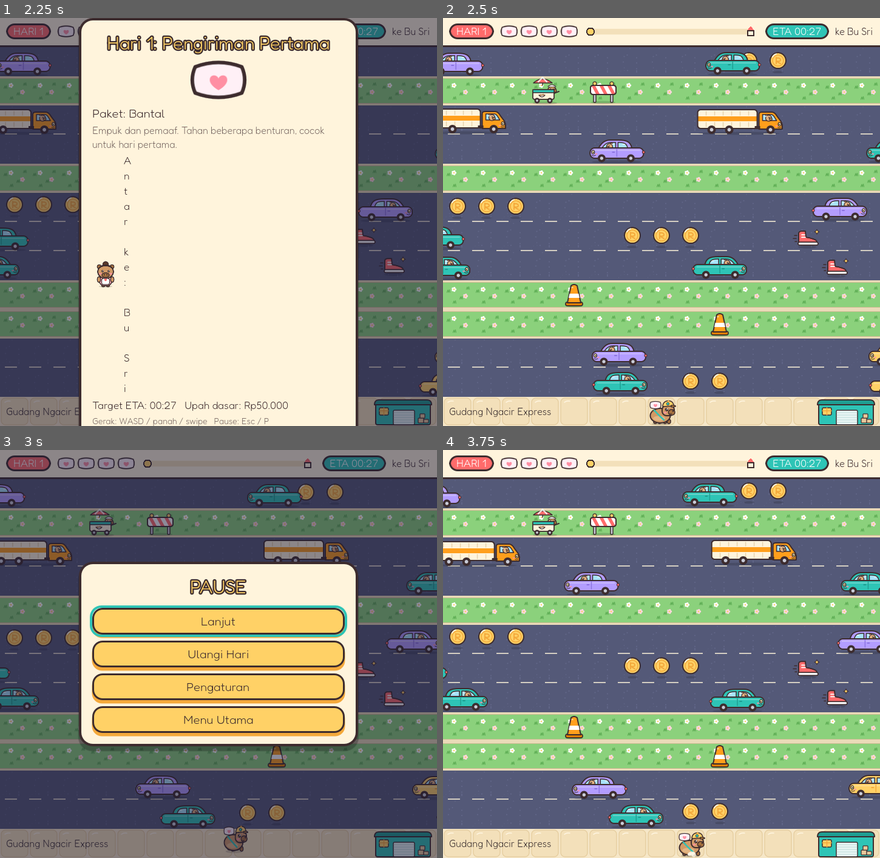
Above: before the commit, frames 1-4 (two rows, left to right).
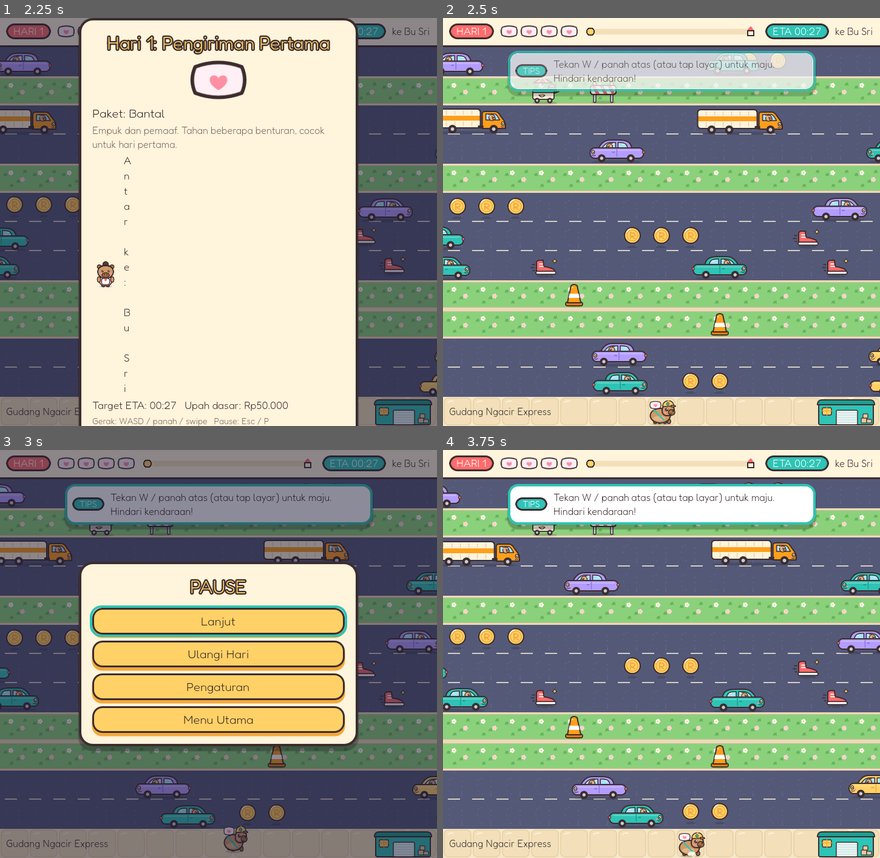
Above: after the commit, the same moments.

Repository: FirmansyahDzakwanArifien/si-ngacir
Game: Godot game, scene res://scenes/main.tscn
Same seed, same stepped clock (60 frames per second), same inputs: the game is played once before the commit and once after it.
Inputs (mouse positions are in pixels of both pictures, inside the frame that each line leads up to):
- Up to frame 1 (2.25 s): click "Mulai Hari 1" at 0.5 s; tap Enter (ui_accept) at 1.25, 1.52 s; move the mouse to (314, 201) at 1.27 s; hold D (move_right) 1.28-2.03 s; tap P at 1.35, 2.1 s; click (314, 201) at 1.42 s; move the mouse to (131, 242) at 2.02 s; hold S (move_down) from 2.03 s (still down); click (131, 242) at 2.17 s
- Up to frame 2 (2.5 s): keep holding S (move_down); tap Enter (ui_accept) at 2.27 s
- Up to frame 3 (3 s): move the mouse to (262, 564) at 2.77 s; release S (move_down) at 2.78 s; hold D (move_right) from 2.78 s (still down); tap P at 2.85 s; click (262, 564) at 2.92 s
- Up to frame 4 (3.75 s): release D (move_right) at 3.5 s; click "Lanjut" at 3.5 s

Frame 1 is identical in both runs. In frame 2, 7.8% of the frame differs, in the area x 14-86%, y 8-63%; in frame 3, 7.4%; in frame 4, 7.8%.

Commit message:
feat(tutorial): tips kontekstual saat pertama kali bertemu sesuatu
- Tips sekali tampil untuk cara maju, tabrakan, koin, power-up, lubang,
  sungai, Pos, ETA, kucing/pejalan kaki, dan Bang Kilat
- Muncul sebagai kartu kecil di bawah bar atas tanpa menghentikan permainan,
  antre bila ada beberapa sekaligus
- Tips yang sudah tampil disimpan di profil; bisa dimatikan atau diulang
  dari Pengaturan
- Hari 1 lebih sering berisi power-up; Hari 2 dijamin ada sungai
  (MapParams.min_rivers) supaya semua tips sempat dikenalkan

Diff:
--- a/resources/days/day_01.tres
+++ b/resources/days/day_01.tres
@@ -18,8 +18,9 @@
 blockers_per_safe_row = Vector2i(0, 1)
 hole_chance = 0.0
 coin_chance = 0.4
-powerup_chance = 0.25
+powerup_chance = 0.5
 river_chance = 0.0
+min_rivers = 0
 river_lanes = Vector2i(2, 3)
 raft_speed = Vector2(35, 60)
 checkpoint_every = 0
--- a/resources/days/day_02.tres
+++ b/resources/days/day_02.tres
@@ -21,6 +21,7 @@
 coin_chance = 0.35
 powerup_chance = 0.3
 river_chance = 0.2
+min_rivers = 1
 river_lanes = Vector2i(2, 3)
 raft_speed = Vector2(35, 60)
 checkpoint_every = 3
--- a/resources/days/day_03.tres
+++ b/resources/days/day_03.tres
@@ -21,6 +21,7 @@
 coin_chance = 0.35
 powerup_chance = 0.35
 river_chance = 0.25
+min_rivers = 0
 river_lanes = Vector2i(2, 3)
 raft_speed = Vector2(35, 60)
 checkpoint_every = 3
--- a/resources/days/day_04.tres
+++ b/resources/days/day_04.tres
@@ -21,6 +21,7 @@
 coin_chance = 0.3
 powerup_chance = 0.35
 river_chance = 0.3
+min_rivers = 0
 river_lanes = Vector2i(2, 3)
 raft_speed = Vector2(35, 60)
 checkpoint_every = 3
--- a/resources/days/day_05.tres
+++ b/resources/days/day_05.tres
@@ -21,6 +21,7 @@
 coin_chance = 0.3
 powerup_chance = 0.4
 river_chance = 0.35
+min_rivers = 0
 river_lanes = Vector2i(2, 3)
 raft_speed = Vector2(35, 60)
 checkpoint_every = 3
--- a/scripts/autoload/game_state.gd
+++ b/scripts/autoload/game_state.gd
@@ -53,6 +53,9 @@
 var owned: Array[StringName] = []
 ## Aksesori yang dipakai, key: Cosmetics.Slot.
 var equipped := {}
+## Tips tutorial yang sudah pernah tampil, dan apakah tips ditampilkan.
+var seen_tips: Array[StringName] = []
+var tips_enabled := true
 ## Cutscene yang akan diputar dan scene tujuan setelahnya (lihat play_story).
 var pending_story: StoryData
 var pending_scene := ""
@@ -171,11 +174,27 @@
 	return equipped.values()
 
 
+func mark_tip_seen(id: StringName) -> void:
+	if not id in seen_tips:
+		seen_tips.append(id)
+		save_profile()
+
+
+## Hidupkan/matikan tips. Menghidupkan kembali akan menampilkan ulang semua tips.
+func set_tips_enabled(value: bool) -> void:
+	tips_enabled = value
+	if value:
+		seen_tips.clear()
+	save_profile()
+
+
 func save_profile() -> void:
 	var config := ConfigFile.new()
 	config.set_value("profile", "wallet", wallet)
 	config.set_value("profile", "owned", owned)
 	config.set_value("profile", "equipped", equipped)
+	config.set_value("profile", "seen_tips", seen_tips)
+	config.set_value("profile", "tips_enabled", tips_enabled)
 	config.save(PROFILE_PATH)
 
 
@@ -186,12 +205,16 @@
 	wallet = config.get_value("profile", "wallet", 0)
 	owned.assign(config.get_value("profile", "owned", []))
 	equipped = config.get_value("profile", "equipped", {})
+	seen_tips.assign(config.get_value("profile", "seen_tips", []))
+	tips_enabled = config.get_value("profile", "tips_enabled", true)
 
 
 func reset_profile() -> void:
 	wallet = 0
 	owned.clear()
 	equipped.clear()
+	seen_tips.clear()
+	tips_enabled = true
 	if FileAccess.file_exists(PROFILE_PATH):
 		DirAccess.remove_absolute(ProjectSettings.globalize_path(PROFILE_PATH))
 
--- a/scripts/data/map_params.gd
+++ b/scripts/data/map_params.gd
@@ -25,6 +25,8 @@
 @export_group("Sungai")
 ## Peluang sebuah blok menjadi sungai (bukan jalan). Blok pertama selalu jalan.
 @export_range(0.0, 1.0, 0.05) var river_chance: float = 0.0
+## Jumlah minimal blok sungai (dipaksa ada, misalnya untuk mengenalkan sungai).
+@export_range(0, 5) var min_rivers: int = 0
 ## Jumlah lane air per blok sungai (min, max).
 @export var river_lanes := Vector2i(2, 3)
 ## Kecepatan arus/rakit dalam px/detik (min, max).
--- a/scripts/game/level.gd
+++ b/scripts/game/level.gd
@@ -71,6 +71,8 @@
 var _checkpoint_cell := Vector2i(-1, -1)
 var _hud: GameHud
 var _customer: CustomerNpc
+var _tips: TutorialTips
+var _tip_scan := 0.0
 ## Kalimat pelanggan yang sudah diucapkan (supaya tidak diulang).
 var _customer_said := {}
 
@@ -119,6 +121,7 @@
 	_hud.next_requested.connect(_on_next_requested)
 	_hud.menu_requested.connect(_on_menu_requested)
 	_hud.checkpoint_requested.connect(_on_checkpoint_requested)
+	_tips = TutorialTips.new(_hud)
 	_hud.show_intro()
 	var touch := TouchControls.new()
 	touch.player = _player
@@ -153,6 +156,7 @@
 	_hud.update_progress(1.0 - _player.position.y / ((_rows - 1) * TILE))
 
 	_popup_cooldown = maxf(0.0, _popup_cooldown - delta)
+	_scan_tips(delta)
 	_update_customer()
 	_update_cats(delta)
 	_update_street_npcs(delta)
@@ -255,6 +259,25 @@
 		_customer_line(&"hurry", "Cepetan, Masbro...", CustomerNpc.Mood.IMPATIENT)
 	elif _player.cell.y <= CUSTOMER_CHEER_ROWS:
 		_customer_line(&"close", "Sedikit lagi, Masbro!", CustomerNpc.Mood.WAITING)
+
+
+## Cek apa yang ada di depan Masbro untuk tips tutorial (4x per detik).
+func _scan_tips(delta: float) -> void:
+	_tip_scan -= delta
+	if _tip_scan > 0.0:
+		return
+	_tip_scan = 0.25
+	if day.eta_seconds - elapsed <= 10.0:
+		_tips.trigger(&"eta")
+	for row in range(maxi(0, _player.cell.y - 3), _player.cell.y):
+		var lane := day.lanes[row]
+		if lane.kind == LaneData.Kind.RIVER:
+			_tips.trigger(&"river")
+		for col: int in lane.items:
+			if not _collected.has(Vector2i(col, row)):
+				_tips.trigger(&"coin" if lane.items[col] == &"coin" else &"powerup")
+		if &"hole" in lane.obstacles.values() and row >= _player.cell.y - 2:
+			_tips.trigger(&"hole")
 
 
 func _customer_line(key: StringName, text: String, mood: CustomerNpc.Mood) -> void:
@@ -345,6 +368,8 @@
 	if _popup_cooldown > 0.0:
 		return
 	var obstacle: StringName = day.lanes[cell.y].obstacles.get(cell.x, &"")
+	if obstacle == &"":
+		_tips.trigger(&"walker")
 	if obstacle == &"gerobak":
 		_popup("Bakso, Mas?", Palette.CORAL, _player.position)
 	elif obstacle in BLOCKERS:
@@ -433,6 +458,7 @@
 	_board.add_child(rival)
 	_vehicles.append(rival)
 	_npc_say(rival, "Minggir, Masbro!", Vector2(TILE / 2.0, 6))
+	_tips.trigger(&"rival")
 	AudioManager.play_sfx(&"horn", 0.15)
 
 
@@ -460,6 +486,7 @@
 	_player.input_enabled = true
 	AudioManager.play_sfx(&"pickup")
 	_customer.say(day.customer_greeting, 3.5)
+	_tips.trigger(&"move")
 
 
 func _set_paused(value: bool) -> void:
@@ -582,6 +609,7 @@
 		_player.knock_back(knock_to)
 		return
 	collisions += 1
+	_tips.trigger(&"hit")
 	damage = mini(damage + amount * day.package.fragility, day.package.max_damage)
 	_hud.update_package(damage)
 	Effects.burst(_board, _player.position + Vector2(TILE / 2.0, TILE / 2.0), day.package.color)
@@ -628,6 +656,7 @@
 func _reach_checkpoint(cell: Vector2i) -> void:
 	_checkpoint_cell = cell
 	_popup("Pos tercapai!", Palette.TEAL, _player.position)
+	_tips.trigger(&"checkpoint")
 	AudioManager.play_sfx(&"star")
 	_board.queue_redraw()
 
--- a/scripts/game/map_generator.gd
+++ b/scripts/game/map_generator.gd
@@ -12,11 +12,18 @@
 
 static func generate(params: MapParams, rng: RandomNumberGenerator) -> Array[LaneData]:
 	var rows: Array[LaneData] = [_safe(LaneData.Kind.SIDEWALK)]  # gudang
+	# Blok yang dipaksa menjadi sungai (blok pertama selalu jalan).
+	var forced_rivers: Array[int] = []
+	var candidates := range(1, params.road_blocks)
+	while forced_rivers.size() < mini(params.min_rivers, candidates.size()):
+		var pick: int = candidates[rng.randi() % candidates.size()]
+		if not pick in forced_rivers:
+			forced_rivers.append(pick)
 	for block in params.road_blocks:
 		var progress := float(block) / maxf(1.0, params.road_blocks - 1.0)
 		var speed_scale := lerpf(1.0, params.speed_ramp, progress)
 		var direction := 1 if rng.randf() < 0.5 else -1
-		if block > 0 and rng.randf() < params.river_chance:
+		if block in forced_rivers or (block > 0 and rng.randf() < params.river_chance):
 			for i in rng.randi_range(params.river_lanes.x, params.river_lanes.y):
 				rows.append(_river(params, rng, direction))
 				direction = -direction
--- /dev/null
+++ b/scripts/game/tutorial_tips.gd
@@ -0,0 +1,42 @@
+class_name TutorialTips
+extends RefCounted
+## Petunjuk singkat yang muncul sekali, saat pemain pertama kali menemui sesuatu.
+## Tips yang sudah tampil dicatat di profil (GameState.seen_tips).
+
+const TIPS := {
+	&"move": "Tekan W / panah atas (atau tap layar) untuk maju. Hindari kendaraan!",
+	&"hit": "Aduh! Tiap tabrakan merusak paket. Kalau ikon paket di kiri atas habis, pengiriman gagal.",
+	&"coin": "Ambil koin! +Rp1.000 untuk upah, dan masuk dompet untuk belanja di Toko Masbro.",
+	&"powerup": "Power-up! Helm menahan 1 benturan, sepatu bikin langkah lebih cepat.",
+	&"hole": "Ada lubang di aspal. Terperosok bikin paket rusak, jadi lewati saja.",
+	&"river": "Sungai! Lompat ke atas rakit dan ikut arusnya. Jangan sampai tercebur.",
+	&"checkpoint": "Ini Pos. Kalau paket hancur setelah ini, kamu bisa lanjut dari sini.",
+	&"eta": "ETA hampir habis! Terlambat membuat upah dipotong per detik.",
+	&"walker": "Kucing dan pejalan kaki tidak merusak paket, tapi menghalangi. Cari jalur lain.",
+	&"rival": "Itu Bang Kilat, kurir rival! Dia ngebut, jangan berdiri di lane-nya.",
+}
+
+var _hud: GameHud
+var _queue: Array[StringName] = []
+var _showing := false
+
+
+func _init(hud: GameHud) -> void:
+	_hud = hud
+	_hud.tip_finished.connect(_show_next)
+
+
+## Minta tip ditampilkan (diabaikan bila sudah pernah tampil atau tips dimatikan).
+func trigger(id: StringName) -> void:
+	if not GameState.tips_enabled or id in GameState.seen_tips or id in _queue:
+		return
+	GameState.mark_tip_seen(id)
+	_queue.append(id)
+	if not _showing:
+		_show_next()
+
+
+func _show_next() -> void:
+	_showing = not _queue.is_empty()
+	if _showing:
+		_hud.show_tip(TIPS[_queue.pop_front()])
--- a/scripts/ui/hud.gd
+++ b/scripts/ui/hud.gd
@@ -12,6 +12,10 @@
 signal checkpoint_requested
 ## Tombol pause di layar sentuh.
 signal pause_pressed
+## Tip tutorial selesai ditampilkan.
+signal tip_finished
+
+const TIP_TIME := 4.5
 
 const BAR_HEIGHT := 48.0
 # Alias lama, dipakai beberapa layar lain.
@@ -26,6 +30,9 @@
 var _time_pulse: Tween
 var _package_icons: Array[Control] = []
 var _route: RouteMeter
+var _tip: PanelContainer
+var _tip_label: Label
+var _tip_tween: Tween
 var _overlay: ColorRect
 var _panel: PanelContainer
 var _panel_box: VBoxContainer
@@ -39,6 +46,7 @@
 func setup(day: DayData) -> void:
 	_day = day
 	_build_top_bar()
+	_build_tip()
 	_build_overlay()
 	update_timer(day.eta_seconds)
 
@@ -67,6 +75,48 @@
 		_time_pulse.kill()
 		_time_pulse = null
 		_time_pill.scale = Vector2.ONE
+
+
+## Kartu tip kecil di bawah bar atas; tidak menghentikan permainan.
+func show_tip(text: String) -> void:
+	_tip_label.text = text
+	_tip.visible = true
+	_tip.modulate.a = 0.0
+	_tip.position.y = BAR_HEIGHT - 10.0
+	if _tip_tween:
+		_tip_tween.kill()
+	_tip_tween = _tip.create_tween()
+	_tip_tween.set_parallel()
+	_tip_tween.tween_property(_tip, "modulate:a", 1.0, 0.2)
+	_tip_tween.tween_property(_tip, "position:y", BAR_HEIGHT + 8.0, 0.25).set_trans(Tween.TRANS_BACK)
+	_tip_tween.chain().tween_interval(TIP_TIME)
+	_tip_tween.chain().tween_property(_tip, "modulate:a", 0.0, 0.3)
+	_tip_tween.chain().tween_callback(func() -> void:
+		_tip.visible = false
+		tip_finished.emit())
+
+
+func _build_tip() -> void:
+	_tip = PanelContainer.new()
+	var style := UiTheme.card(Palette.WHITE, Palette.TEAL)
+	style.set_content_margin_all(12)
+	style.set_corner_radius_all(16)
+	_tip.add_theme_stylebox_override("panel", style)
+	_tip.mouse_filter = Control.MOUSE_FILTER_IGNORE
+	_tip.visible = false
+	UiTheme.attach(_tip)
+	var row := HBoxContainer.new()
+	row.add_theme_constant_override("separation", 10)
+	_tip.add_child(row)
+	var badge := _label("TIPS", 14, Palette.WHITE, false, 600)
+	row.add_child(_pill(badge, Palette.TEAL))
+	_tip_label = _label("", 16)
+	_tip_label.custom_minimum_size = Vector2(420, 0)
+	row.add_child(_tip_label)
+	add_child(_tip)
+	_tip.resized.connect(func() -> void:
+		var view := get_viewport().get_visible_rect().size
+		_tip.position.x = (view.x - _tip.size.x) / 2.0)
 
 
 ## Kemajuan perjalanan dari gudang (0) ke rumah pelanggan (1).
--- a/scripts/ui/settings_panel.gd
+++ b/scripts/ui/settings_panel.gd
@@ -47,6 +47,12 @@
 		fullscreen.toggled.connect(AudioManager.set_fullscreen)
 		column.add_child(fullscreen)
 
+	var tips := CheckButton.new()
+	tips.text = "Tips tutorial (nyalakan untuk mengulang)"
+	tips.button_pressed = GameState.tips_enabled
+	tips.toggled.connect(GameState.set_tips_enabled)
+	column.add_child(tips)
+
 	var back := Button.new()
 	back.text = "Kembali"
 	back.custom_minimum_size = Vector2(0, 36)
Not shown, changed: README.md
Not shown, changed: docs/MANUAL.md
